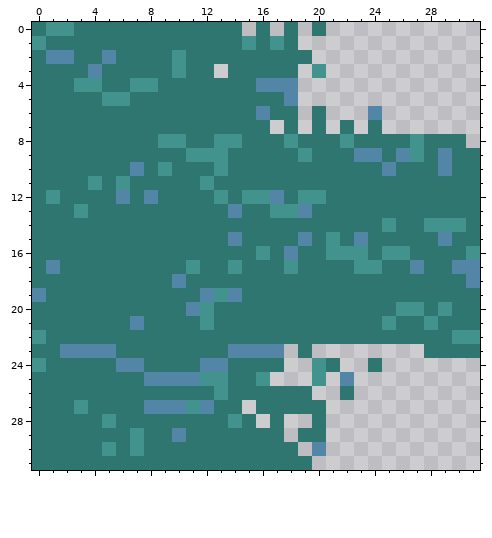
Pixel-art file -- external/water_coast-Layerset.ase. Above: the version before the commit.
32x32 pixels, 1 frame.
The result:
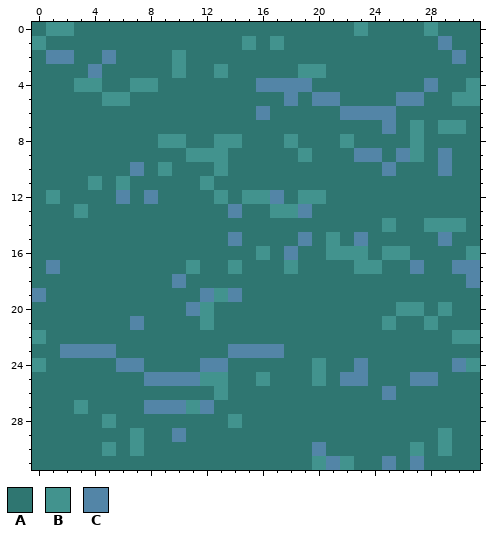
Palette (. is transparent): A #2f7671  B #42938e  C #5385a7
Commit: added river outfalls
Difference:
layer "Water" now shown
Layer "Water":
There is now colour A in row 0 at x 15, 17, 19, 21 to 22, 24 to 27 and 29 to 31; in row 1 at x 19 to 28 and 30 to 31; in row 2 at x 20 to 29 and 31; in row 3 at x 21 to 31; in row 4 at x 20 to 27 and 29 to 30; in row 5 at x 19, 22 to 25 and 28 to 29.
There is now colour A in row 6 at x 19, 21 and 26 to 31; in row 7 at x 17, 19, 21, 23, 26, 28 and 31; in row 8 at x 31; in row 23 at x 18 and 20 to 27; in row 24 at x 18 to 19, 22 and 25 to 29; in row 25 at x 17 to 19, 21, 24 to 26 and 29 to 31.
There is now colour A in row 26 at x 20 to 21, 23 to 24 and 26 to 31; in row 27 at x 15 and 21 to 31; in row 28 at x 16, 18 to 19 and 21 to 31; in row 29 at x 18, 21 to 28 and 30 to 31; in row 30 at x 19, 21 to 26, 28 and 30 to 31; in row 31 at x 23 to 24, 26 and 28 to 31.
There is now colour B in row 0 at x 23 and 28; in row 3 at x 13 and 19; in row 4 at x 31; in row 5 at x 30 to 31; in row 7 at x 27 and 29 to 30; in row 24 at x 31.
There is now colour B in row 29 at x 29; in row 30 at x 27 and 29; in row 31 at x 20 and 22.
There is now colour C in row 1 at x 29; in row 2 at x 30; in row 4 at x 19 and 28; in row 5 at x 20 to 21 and 26 to 27; in row 6 at x 22 to 23 and 25; in row 7 at x 25.
There is now colour C in row 24 at x 23 and 30; in row 25 at x 23 and 27 to 28; in row 26 at x 25; in row 31 at x 21, 25 and 27.
Pixel boxes of the changes (left, top, right, bottom) in both pictures:
added: (214, 22, 480, 148)
added: (242, 344, 480, 470)
